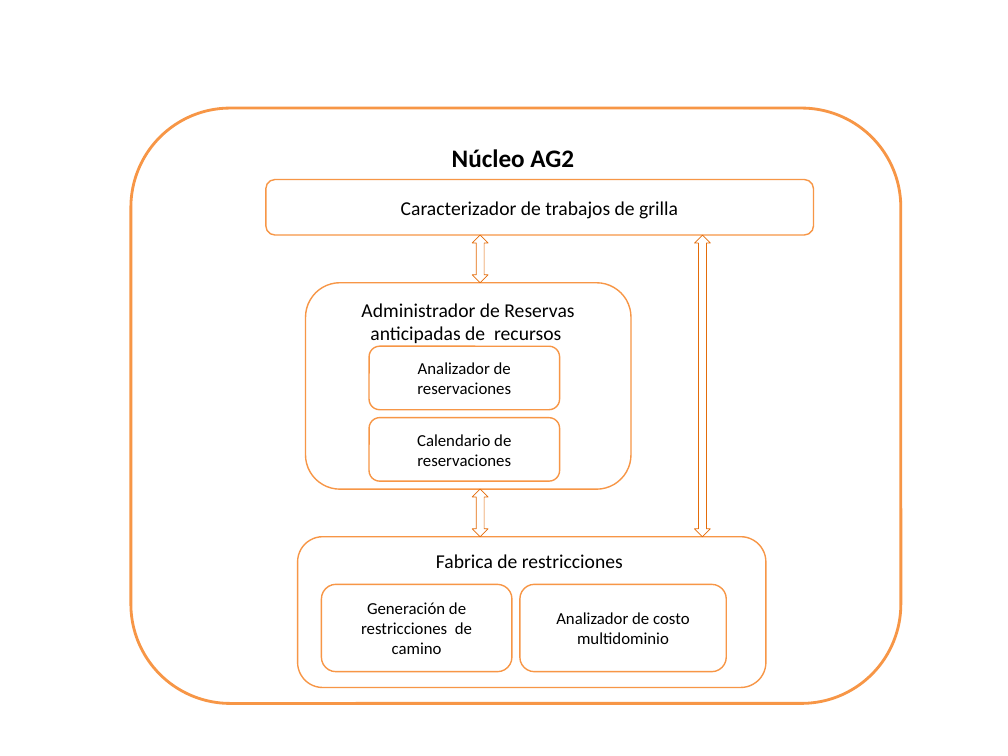
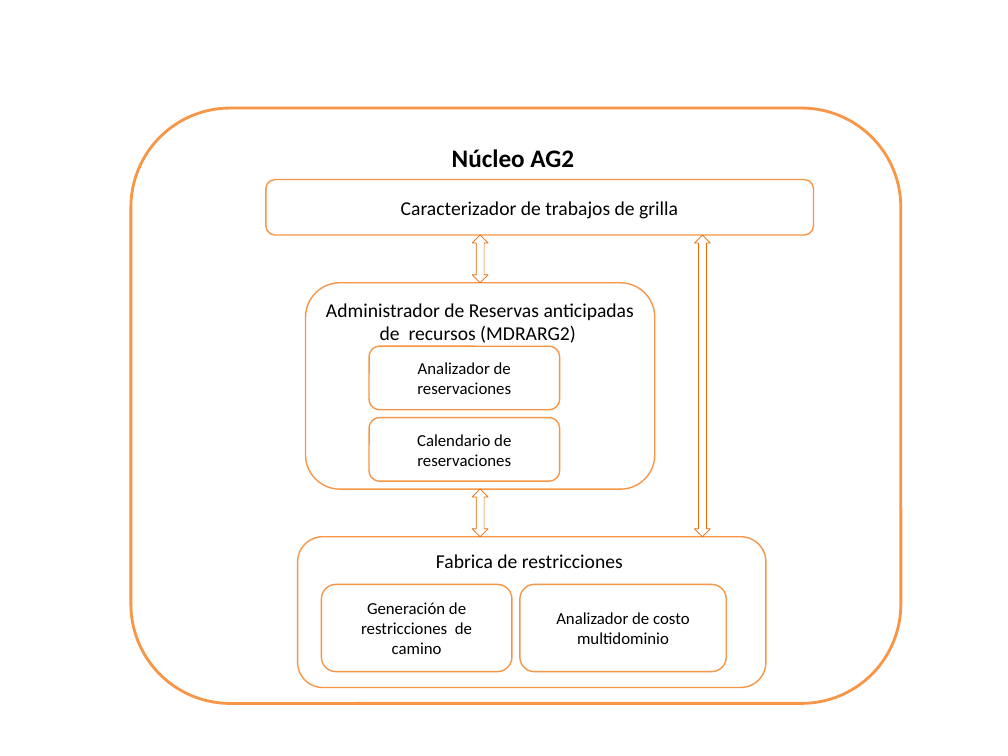
Before and after one commit to yesidavella/AG2, a slide deck: slide 2 of trunk/Graficas de arquitectura ag2.pptx. Drawn at 1008x756 pixels with LibreOffice and Linux fonts; fonts in the diff are those of the drawing. Boxes give left, top, right and bottom in pixels: in the first picture for what was removed or moved away, otherwise in the second. Text is boxed around its words. In the diff, an @@ line names an element or a change of style, - is before the commit and + after.

```diff
--- a/trunk/Graficas de arquitectura ag2.pptx
+++ b/trunk/Graficas de arquitectura ag2.pptx
@@ rounded rectangle "Administrador de Reservas anticipadas de ...": place and size @@
-rounded rectangle "Administrador de Reservas anticipadas de ..." at box(305, 283, 631, 490)
+rounded rectangle "Administrador de Reservas anticipadas de ..." at box(305, 283, 654, 490)
@@ text in rounded rectangle at box(326, 303, 634, 346): text changed @@
-Administrador de Reservas anticipadas de recursos
+Administrador de Reservas anticipadas de recursos (MDRARG2)
```
Also in this commit, not shown: 1 slide added, 3 other files.
